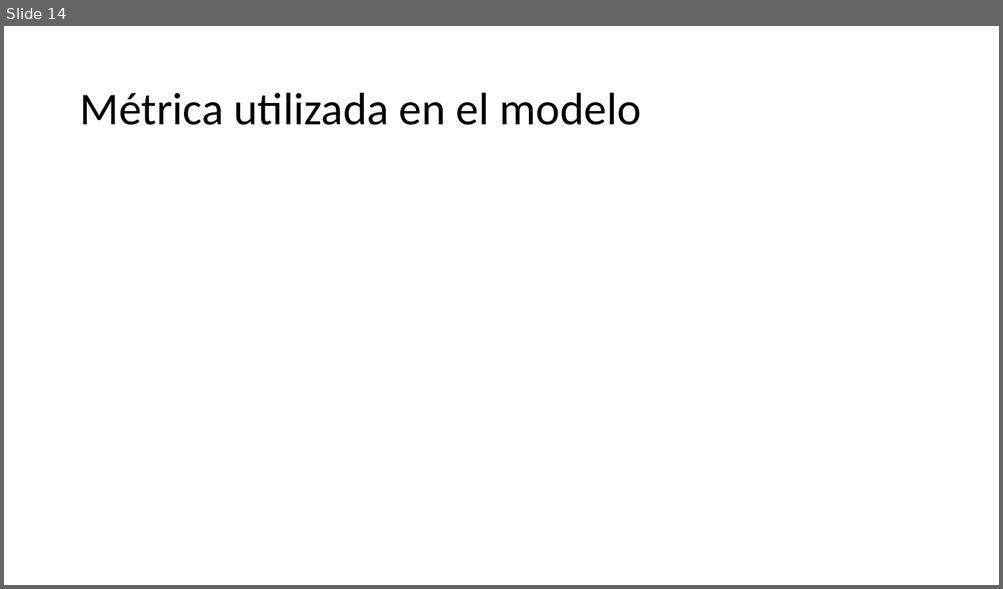
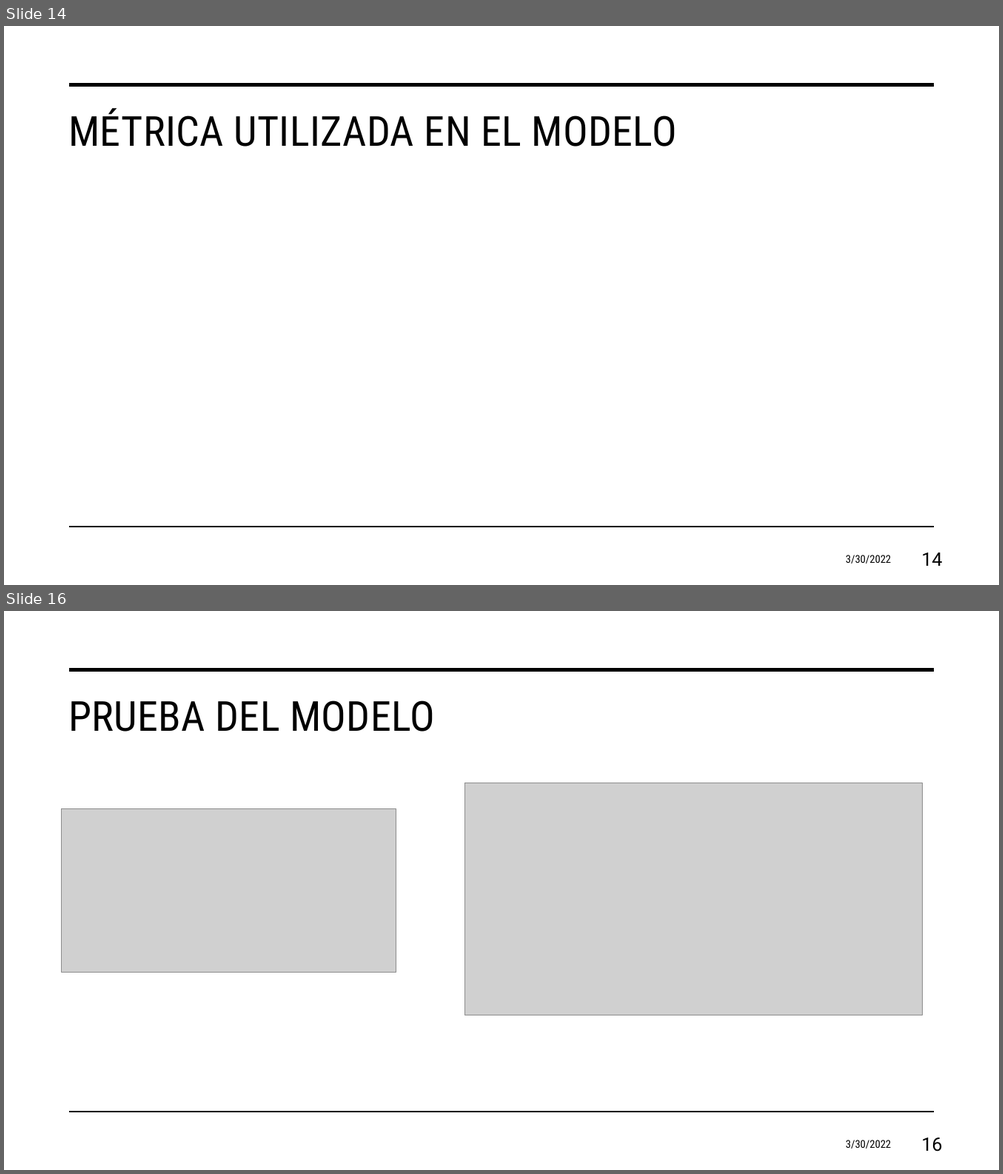
Before and after one commit to juanagsolano/content_based_filtering, a slide deck: report_files/Presentación del proyecto.pptx. Shown one above the other, each under a label of ours: slide 14 before the commit, slides 14 and 16 after it; the slides between them are not shown. The pictures are 1003x589 and 1003x1174 pixels, drawn with LibreOffice and Linux fonts; fonts in the diff are those of the drawing; grey boxes stand for pictures; background and template pictures are left out. Boxes give left, top, right and bottom in pixels: in the first picture for what was removed or moved away, otherwise in the second. Text is boxed around its words. In the diff, an @@ line names an element or a change of style, - is before the commit and + after.

```diff
--- a/report_files/Presentación del proyecto.pptx
+++ b/report_files/Presentación del proyecto.pptx
@@ slide 16 added at bbox=[4, 611, 999, 1170], background #FFFFFF; not listed: 2 template elements that a slide beside it also shows @@
@@ title added at bbox=[68, 701, 435, 732], 40 pt, text #000000 @@
+PRUEBA DEL MODELO
@@ picture added at bbox=[464, 783, 922, 1015] @@
@@ picture added at bbox=[62, 809, 396, 973] @@
@@ text added at bbox=[845, 1140, 891, 1149], 10.5 pt, text #000000 @@
+3/30/2022
@@ page number added at bbox=[921, 1138, 942, 1152], 18 pt, text #000000 @@
+16
@@ slide 14 changed as well @@
@@ line added from (70, 85) to (933, 85), #000000 3.5 pt @@
@@ title "MÉTRICA UTILIZADA EN EL MODELO" at bbox=[68, 108, 677, 147]: vertical alignment middle to top @@
@@ title at bbox=[68, 108, 677, 147]: text changed; size 44 to 40 pt; font Calibri to Roboto Condensed @@
-Métrica utilizada en el modelo
+MÉTRICA UTILIZADA EN EL MODELO
@@ line added from (70, 528) to (933, 528), #000000 1 pt @@
@@ text added at bbox=[845, 555, 891, 564], 10.5 pt, text #000000 @@
+3/30/2022
@@ page number added at bbox=[921, 553, 942, 566], 18 pt, text #000000 @@
+14
```
Also in this commit, not shown: 12 other slides changed, 6 other slides added, 5 slides removed, 2 other files.
